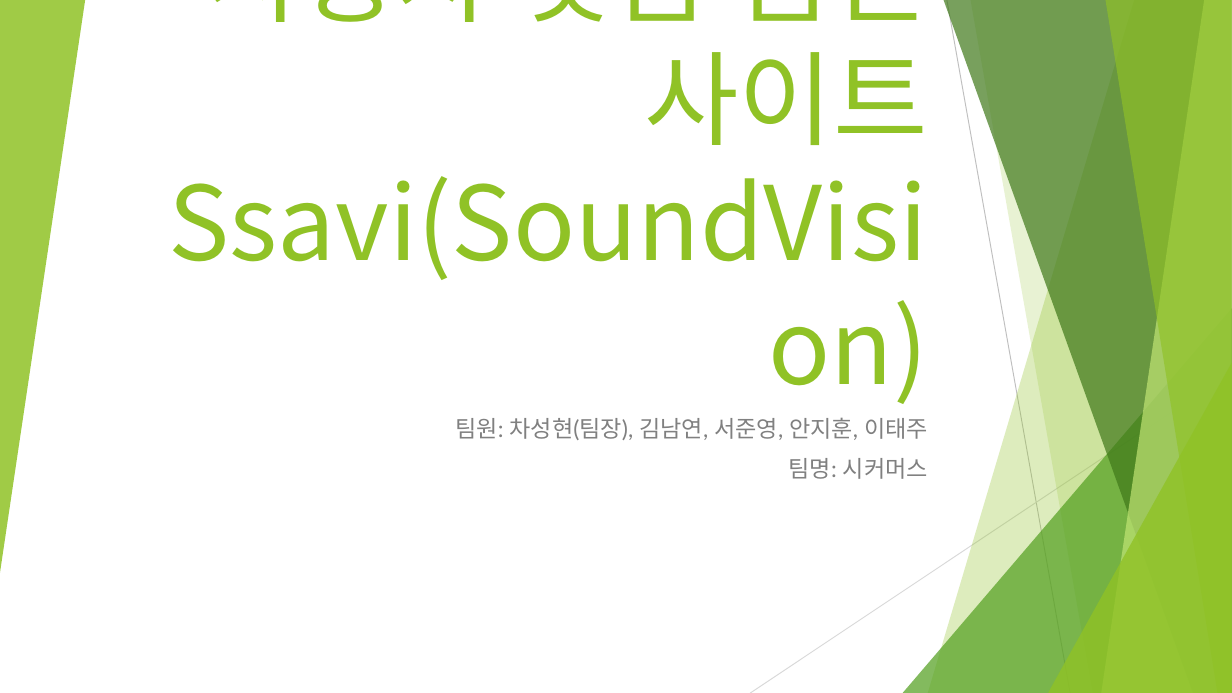
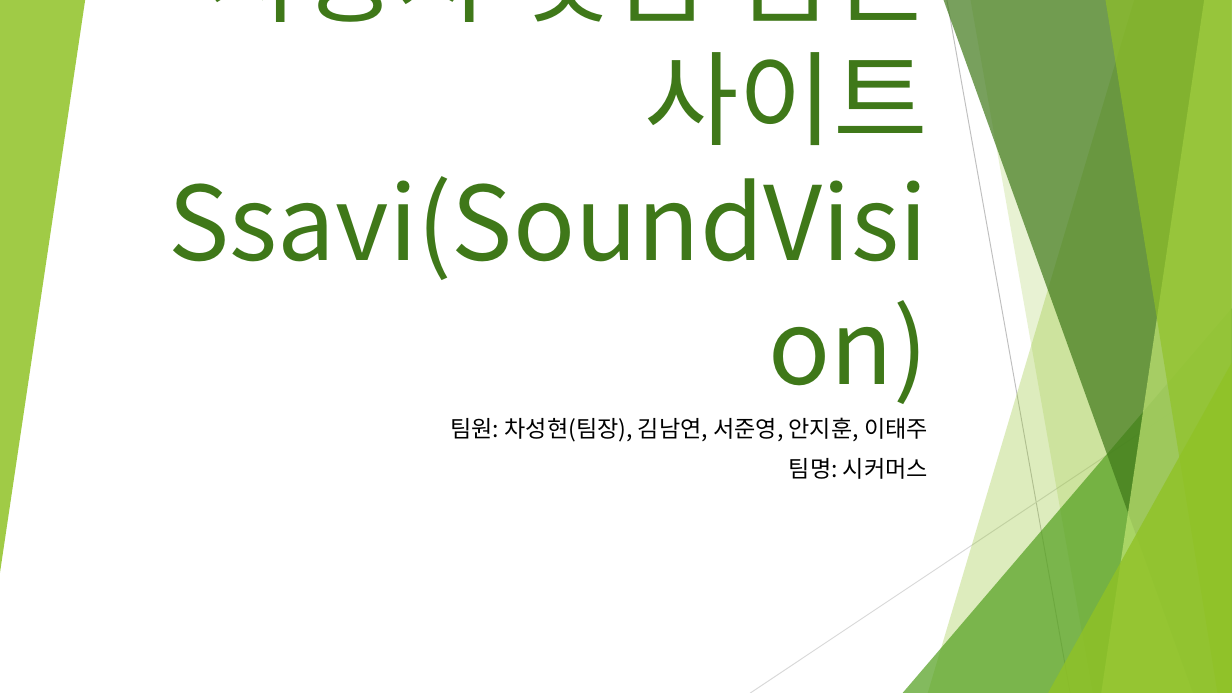
Before and after one commit to luenarstery04/Team3-Project, a slide deck: slide 1 of 3조 프로젝트 노트/3조 시커머스 발표자료.pptx. Drawn at 1232x693 pixels with LibreOffice and Linux fonts; fonts in the diff are those of the drawing. Boxes give left, top, right and bottom in pixels: in the first picture for what was removed or moved away, otherwise in the second. Text is boxed around its words. In the diff, an @@ line names an element or a change of style, - is before the commit and + after.

```diff
--- a/3조 프로젝트 노트/3조 시커머스 발표자료.pptx
+++ b/3조 프로젝트 노트/3조 시커머스 발표자료.pptx
@@ title "사용자 맞춤 음원 사이트 Ssavi(SoundVision)" at bbox=[169, 0, 928, 280]: text colour #90C226 to #3F7819 @@
@@ subtitle "팀원: 차성현(팀장), 김남연, 서준영, 안지훈, ..." at bbox=[450, 417, 928, 479]: font Lato to Noto Sans CJK KR, text colour #808080 to #000000 @@
```
Also in this commit, not shown: 2 other slides changed, 10 slides added, 57 other files.
